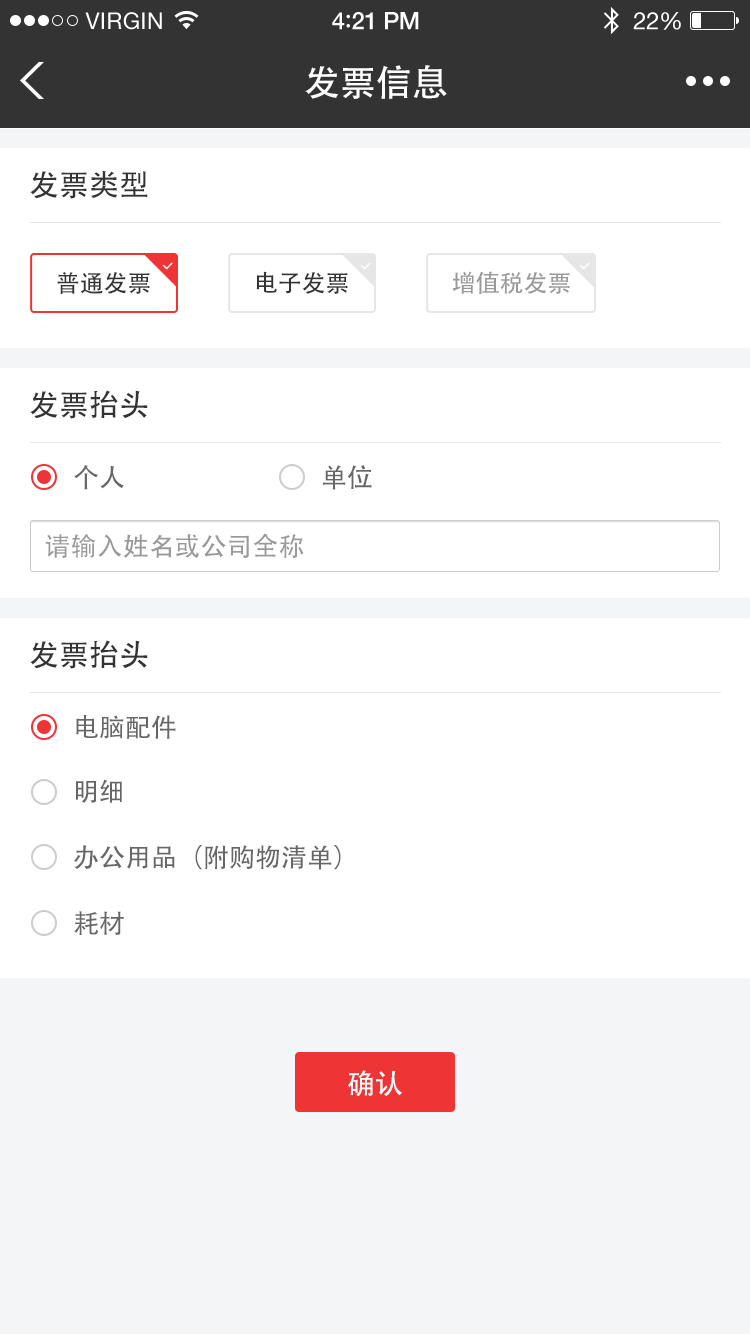
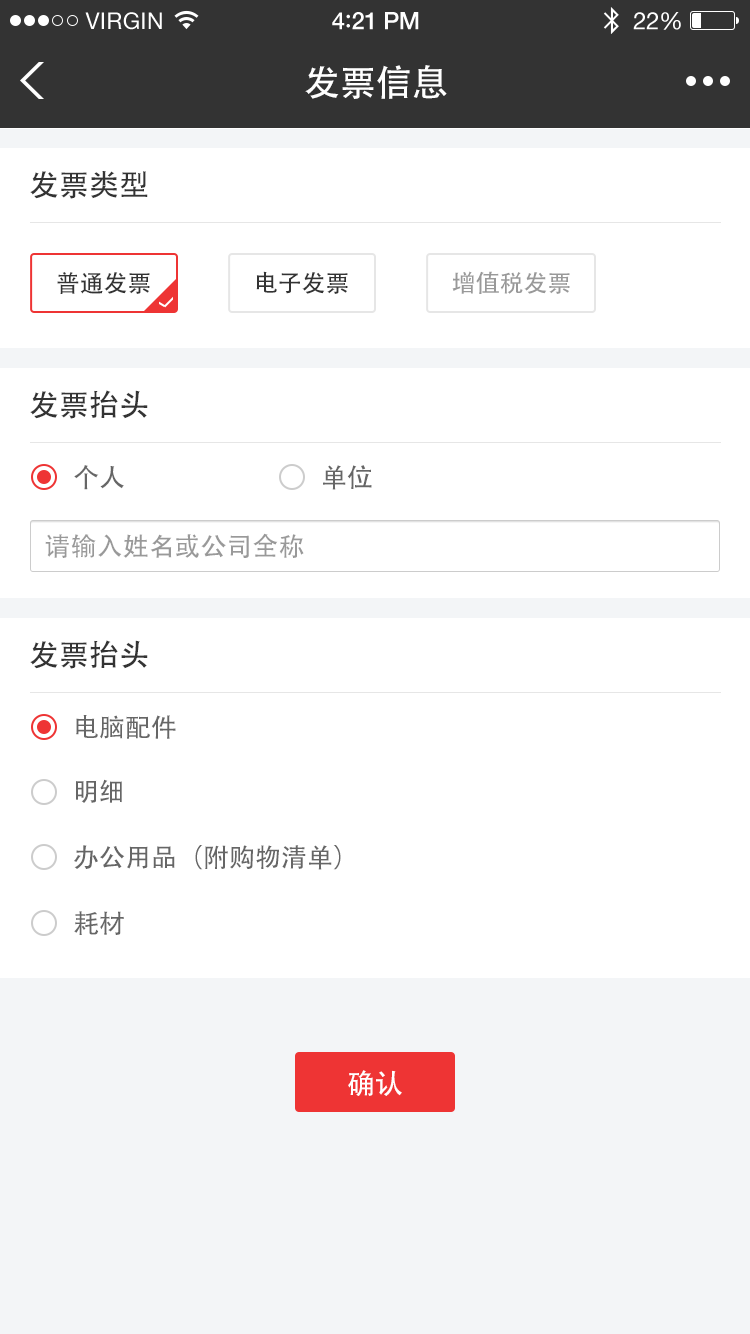
Revision of a layered 750x1334 image; what changed, layer by layer:
hid "图层 2 拷贝 6" over (562, 255, 594, 287)
hid "图层 2 拷贝 5" (in "内容" › "发票类型") over (343, 255, 374, 287)
removed layer "图层 2 拷贝 5" (2nd of 2, in "内容" › "发票类型") from group "发票类型" over (145, 255, 176, 287)
added layer "形状 255 拷贝" in group "发票类型" over (144, 279, 176, 311)
